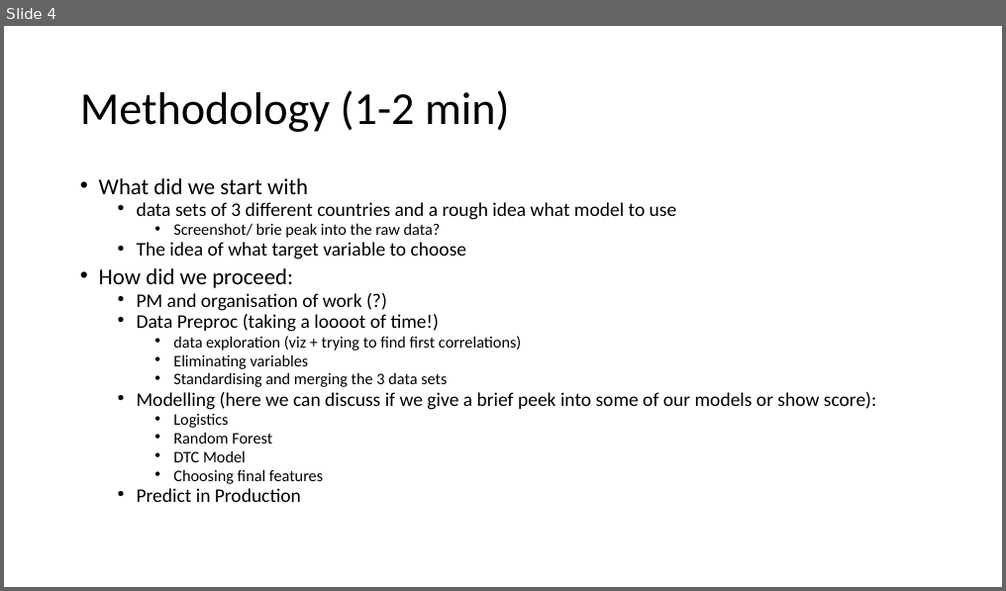
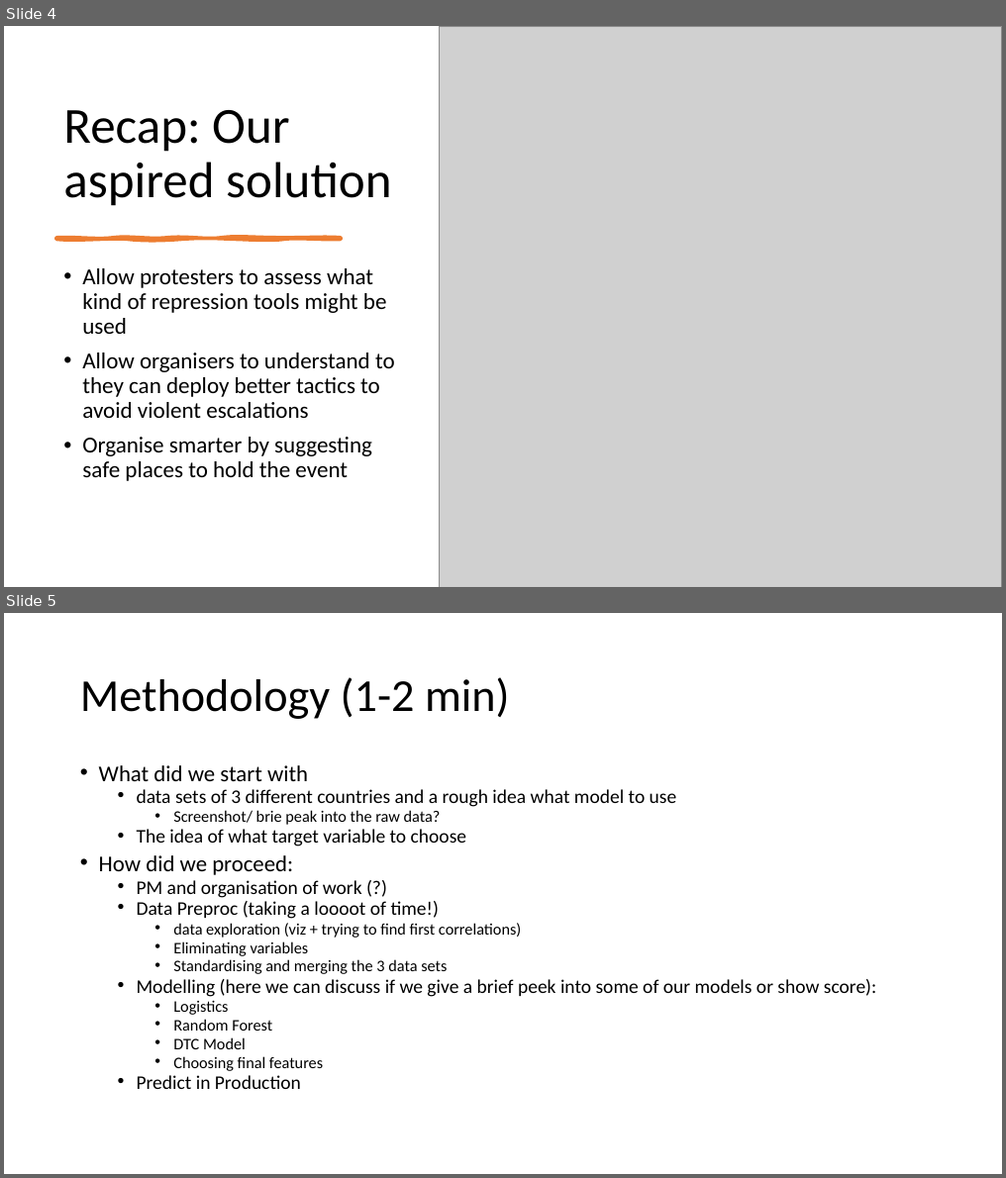
Before and after one commit to NoahDarwich/portest, a slide deck: Draft Pro-Test Demo Day Presentation.pptx. Shown one above the other, each under a label of ours: slide 4 before the commit, slides 4 and 5 after it. The pictures are 1006x591 and 1006x1178 pixels, drawn with LibreOffice and Linux fonts; fonts in the diff are those of the drawing; grey boxes stand for pictures. Boxes give left, top, right and bottom in pixels: in the first picture for what was removed or moved away, otherwise in the second. Text is boxed around its words. In the diff, an @@ line names an element or a change of style, - is before the commit and + after.

```diff
--- a/Draft Pro-Test Demo Day Presentation.pptx
+++ b/Draft Pro-Test Demo Day Presentation.pptx
@@ slide 4 added at (x1=4, y1=26, x2=1002, y2=587), background #FFFFFF @@
@@ picture added at (x1=439, y1=26, x2=1002, y2=587) @@
@@ title added at (x1=63, y1=110, x2=391, y2=206), 48.6 pt, text #000000 @@
+Recap: Our aspired solution
@@ freeform shape added at (x1=56, y1=238, x2=341, y2=240), fill #ED7D31, outline #ED7D31 3.5 pt @@
@@ text added at (x1=82, y1=269, x2=395, y2=481), 22 pt, text #000000 @@
+• Allow protesters to assess what kind of repression tools might be used
+• Allow organisers to understand to they can deploy better tactics to avoid violent escalations
+• Organise smarter by suggesting safe places to hold the event
@@ what was slide 4 is now slide 5 @@
```
Also in this commit, not shown: 3 slides changed, 1 other slide added, 1 slide removed.
